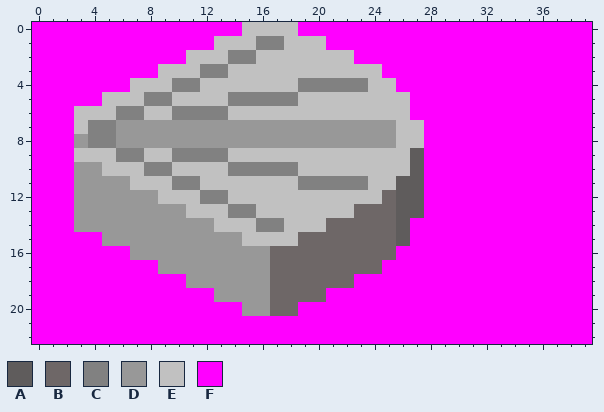
Edited in one commit: pixel-art sprite (media/conveyor_dir_0_turn.png). The picture above is the old version.
The file is 40x23 pixels. Colours within 5 levels of each other are drawn and written as one.
Palette (. is transparent): A #5f5c5c  B #6e6767  C #818181  D #989898  E #c1c1c1  F #ff00ff
Now the later version:
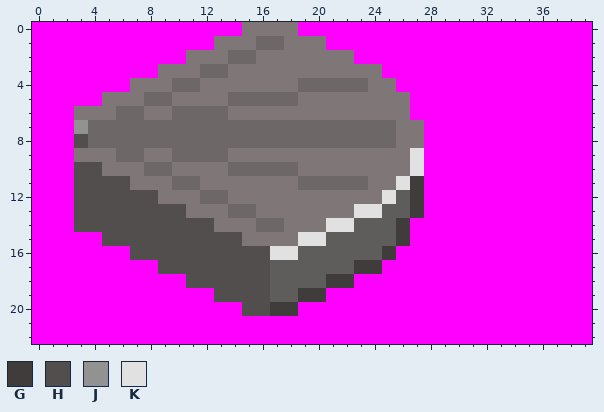
Colours new in this view: G #413c3c  H #534e4e  J #929292  K #e1e1e1
The exact change:
colour E: #c1c1c1 -> #7f7777
y 1: x 16..17 CC -> BB
y 2: x 14..15 CC -> BB
y 3: x 12..13 CC -> BB
y 4: x 10..11 CC -> BB; x 19..23 CCCCC -> BBBBB
y 5: x 8..9 CC -> BB; x 14..18 CCCCC -> BBBBB
y 6: x 6..7 CC -> BB; x 10..13 CCCC -> BBBB
y 7: x 3..25 ECCDDDDDDDDDDDDDDDDDDDD -> JBBBBBBBBBBBBBBBBBBBBBB
y 8: x 3..25 DCCDDDDDDDDDDDDDDDDDDDD -> HBBBBBBBBBBBBBBBBBBBBBB
y 9: x 6..7 CC -> BB; x 10..13 CCCC -> BBBB; x 27 A -> K
y 10: x 3..4 DD -> HH; x 8..9 CC -> BB; x 14..18 CCCCC -> BBBBB; x 27 A -> K
y 11: x 3..6 DDDD -> HHHH; x 10..11 CC -> BB; x 19..23 CCCCC -> BBBBB; x 26..27 AA -> KG
y 12: x 3..8 DDDDDD -> HHHHHH; x 12..13 CC -> BB; x 25 B -> K; x 27 A -> G
y 13: x 3..10 DDDDDDDD -> HHHHHHHH; x 14..15 CC -> BB; x 23..25 BBB -> KKA; x 27 A -> G
y 14: x 3..12 DDDDDDDDDD -> HHHHHHHHHH; x 16..17 CC -> BB; x 21..26 BBBBBA -> KKAAAG
y 15: x 5..14 DDDDDDDDDD -> HHHHHHHHHH; x 19..26 BBBBBBBA -> KKAAAAAG
y 16: x 7..25 DDDDDDDDDDBBBBBBBBB -> HHHHHHHHHHKKAAAAAAG
y 17: x 9..24 DDDDDDDDBBBBBBBB -> HHHHHHHHAAAAAAGG
y 18: x 11..22 DDDDDDBBBBBB -> HHHHHHAAAAGG
y 19: x 13..20 DDDDBBBB -> HHHHAAGG
y 20: x 15..18 DDBB -> HHGG
Boxes around the changes in both pictures, in picture pixels (x1, y1, x2, y2):
changed: (74, 22, 424, 316)
